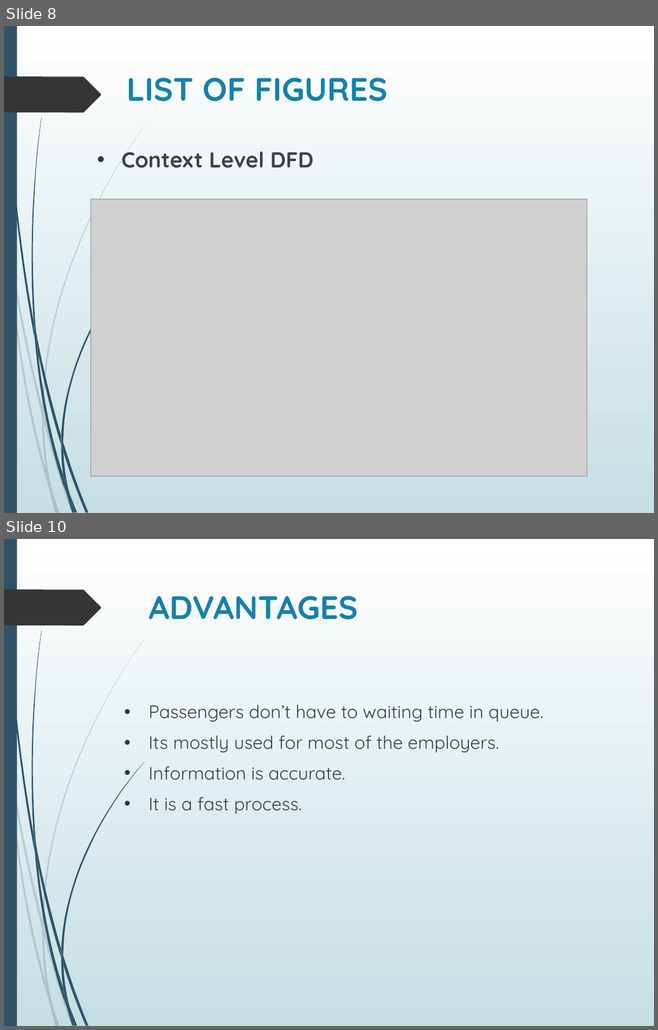
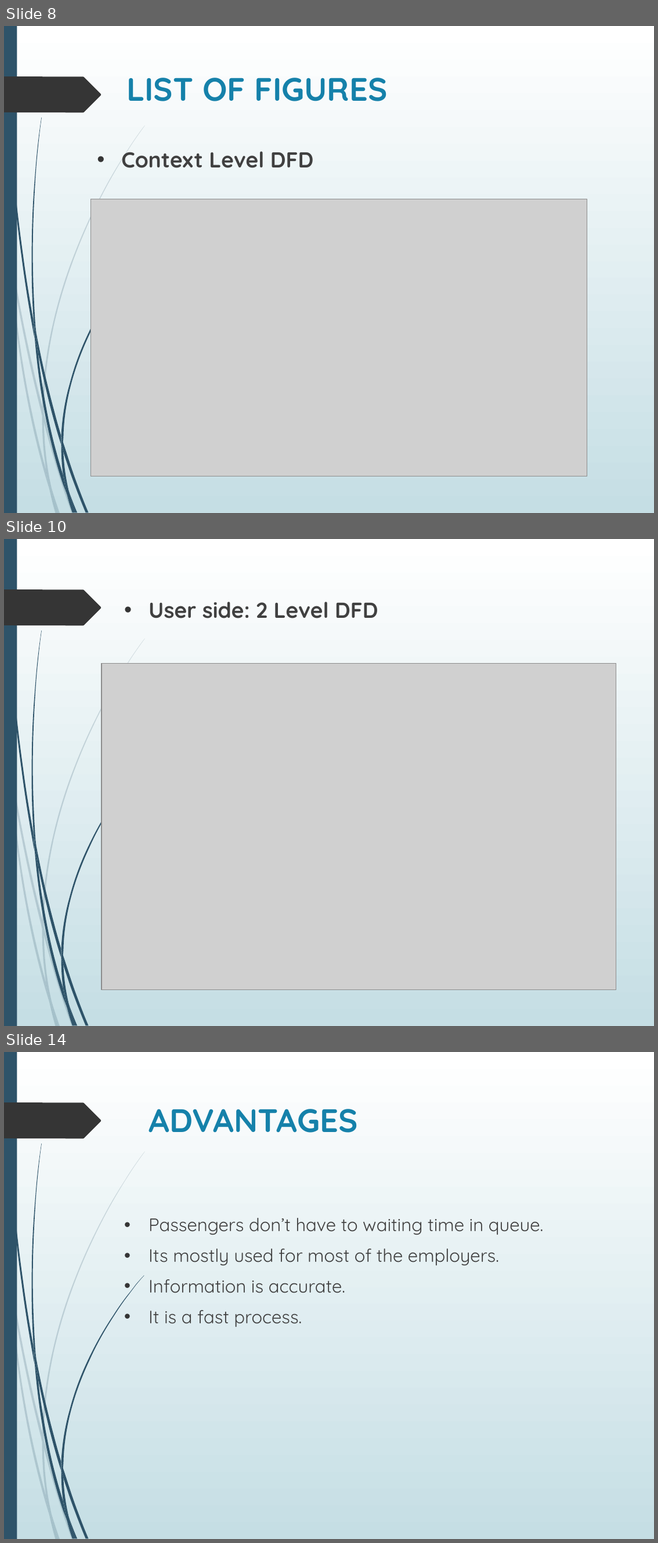
Before and after one commit to aayushi20221/Cloud-Based-Buss-Pass-System, a slide deck: ppt.pptx. Shown one above the other, each under a label of ours: slides 8 and 10 before the commit, slides 8, 10 and 14 after it; the slides between them are not shown. The pictures are 658x1030 and 658x1543 pixels, drawn with LibreOffice and Linux fonts; fonts in the diff are those of the drawing; grey boxes stand for pictures. Boxes give left, top, right and bottom in pixels: in the first picture for what was removed or moved away, otherwise in the second. Text is boxed around its words. In the diff, an @@ line names an element or a change of style, - is before the commit and + after.

```diff
--- a/ppt.pptx
+++ b/ppt.pptx
@@ slide 10 added at (4,539,654,1026), background gradient #FFFFFF to #C5DEE5; not listed: 24 template elements that a slide beside it also shows @@
@@ text added at (148,602,378,618), 24 pt, text #404040, bold @@
+• User side: 2 Level DFD
@@ picture added at (101,664,616,990) @@
@@ what was slide 10 is now slide 14 @@
```
Also in this commit, not shown: 4 other slides added, 1 slide removed.
